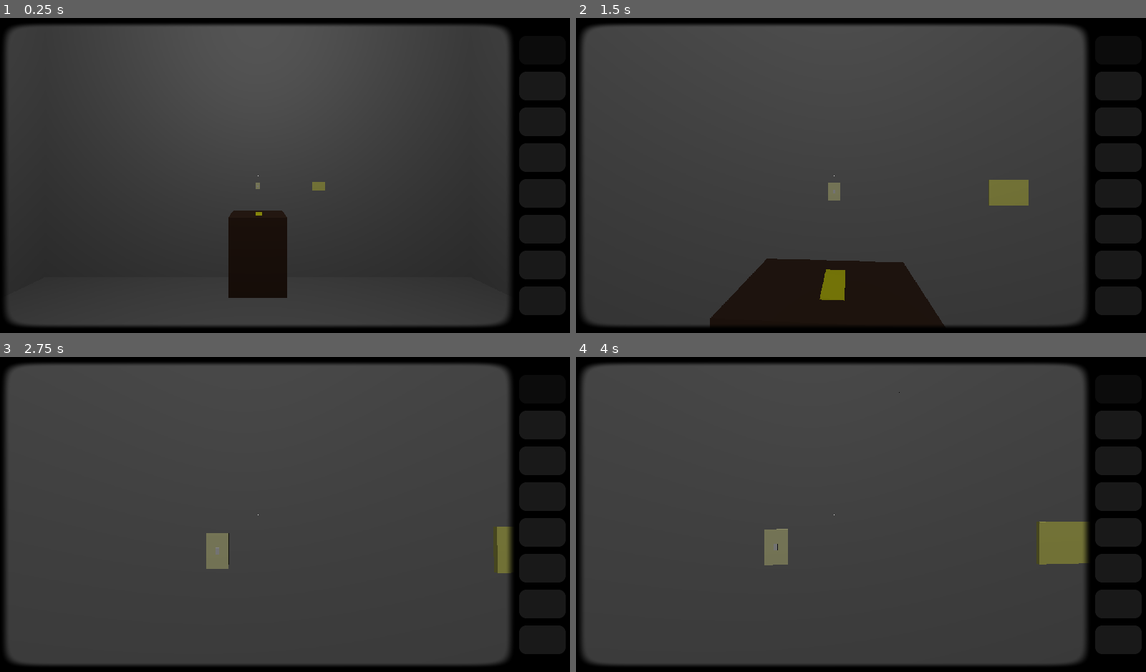
Above: before the commit, frames 1-4 (two rows, left to right).
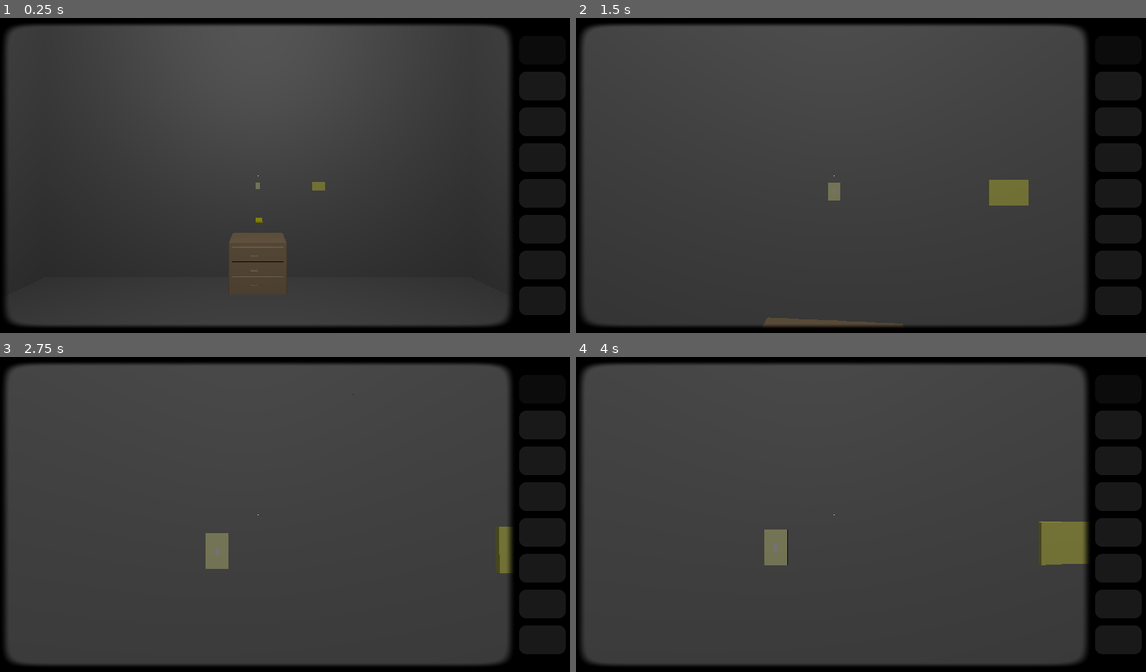
Above: after the commit, the same moments.

Repository: kaikzyx/ermo
Game: Godot game, scene res://source/core/main_ui.tscn
Two runs of this game, one before a commit and one after it. Both use one fixed random seed, a clock stepped at 60 frames per second and the inputs below.
Inputs (mouse positions are in pixels of both pictures, inside the frame that each line leads up to):
- Up to frame 1 (0.25 s): no input
- Up to frame 2 (1.5 s): tap Enter at 0.5 s; move the mouse to (895, 175) at 0.52 s; hold W (forward) from 0.53 s (still down); click (895, 175) at 0.6 s; move the mouse to (832, 175) at 1.27 s; click (832, 175) at 1.35 s
- Up to frame 3 (2.75 s): keep holding W (forward); tap Space at 2 s; move the mouse to (302, 508) at 2.02 s; right-click (302, 508) at 2.1 s; click (302, 508) at 2.3 s
- Up to frame 4 (4 s): keep holding W (forward); tap Enter at 2.75 s; move the mouse to (855, 520) at 2.77 s; click (855, 520) at 2.85 s; tap Space at 3.5 s; move the mouse to (906, 517) at 3.52 s; click (906, 517) at 3.6 s

The runs differ from the first frame. In frame 1, 2.8% of the frame differs, in the area x 40-51%, y 61-89%; in frame 2, 6.9%, in the area x 23-65%, y 76-98%; in frame 3, 0.1%; in frame 4, 0.1%.

Commit message:
Changed cabinet by a small cupboard with a .gltf model.

Diff:
--- a/source/map/map.tscn
+++ b/source/map/map.tscn
@@ -4,9 +4,9 @@
 [ext_resource type="PackedScene" uid="uid://cak0xen2x4vpj" path="res://source/objects/interactables/light_switch.tscn" id="2_4ohdw"]
 [ext_resource type="PackedScene" uid="uid://c4u5318gr0unv" path="res://source/objects/light_buld.tscn" id="3_eeqq3"]
 [ext_resource type="PackedScene" uid="uid://c7ln0150vyphq" path="res://source/objects/interactables/letter.tscn" id="4_p4yew"]
-[ext_resource type="PackedScene" uid="uid://rl7a11lbjxog" path="res://source/objects/interactables/cabinet.tscn" id="5_nwskd"]
 [ext_resource type="PackedScene" uid="uid://dae0k42pdr8i3" path="res://source/objects/item_object/item_object.tscn" id="6_hk1ym"]
 [ext_resource type="Resource" uid="uid://b4jrtjatk8baa" path="res://assets/items/key.tres" id="7_6eg0r"]
+[ext_resource type="PackedScene" uid="uid://dtp033asgkhrf" path="res://source/objects/interactables/cupboard_small.tscn" id="7_ohnin"]
 
 [node name="Map" type="Node3D"]
 
@@ -31,9 +31,9 @@
 [node name="Letter" parent="." instance=ExtResource("4_p4yew")]
 transform = Transform3D(1, 0, 0, 0, 1, 0, 0, 0, 1, 1, 1.5, -3.49)
 
-[node name="Cabinet" parent="." instance=ExtResource("5_nwskd")]
-transform = Transform3D(1, 0, 0, 0, 1, 0, 0, 0, 1, 0, 0.55, -3.2)
-
 [node name="Key" parent="." instance=ExtResource("6_hk1ym")]
 transform = Transform3D(-4.37114e-08, -1, 0, 1, -4.37114e-08, 0, 0, 0, 1, 0.0174439, 1.28778, -3.20373)
 item = ExtResource("7_6eg0r")
+
+[node name="CupboardSmall" parent="." instance=ExtResource("7_ohnin")]
+transform = Transform3D(-4.37114e-08, 0, -1, 0, 1, 0, 1, 0, -4.37114e-08, 0, 0, -3.2)
--- a/source/objects/interactables/cabinet.tscn
+++ /dev/null
@@ -1,38 +0,0 @@
-[gd_scene load_steps=10 format=3 uid="uid://rl7a11lbjxog"]
-
-[ext_resource type="PackedScene" uid="uid://durji13r85fax" path="res://source/interaction/interactable.tscn" id="1_3kktx"]
-[ext_resource type="Script" path="res://source/objects/interactables/cabinet.gd" id="1_uyj4q"]
-[ext_resource type="Script" path="res://source/interaction/interactions/interaction.gd" id="2_7rjd1"]
-[ext_resource type="Resource" uid="uid://b4jrtjatk8baa" path="res://assets/items/key.tres" id="3_elsgw"]
-[ext_resource type="Script" path="res://source/interaction/interactions/requestable.gd" id="4_433l1"]
-
-[sub_resource type="BoxShape3D" id="BoxShape3D_jefjq"]
-size = Vector3(0.8, 1.1, 0.5)
-
-[sub_resource type="StandardMaterial3D" id="StandardMaterial3D_61uqw"]
-albedo_color = Color(0.266667, 0.168627, 0.109804, 1)
-
-[sub_resource type="BoxMesh" id="BoxMesh_2yes2"]
-material = SubResource("StandardMaterial3D_61uqw")
-size = Vector3(0.8, 1.1, 0.5)
-
-[sub_resource type="Resource" id="Resource_766c5"]
-script = ExtResource("4_433l1")
-item = ExtResource("3_elsgw")
-message_has = &"I unlocked."
-message_not_has = &"It is locked."
-
-[node name="Cabinet" type="StaticBody3D"]
-script = ExtResource("1_uyj4q")
-
-[node name="Collision" type="CollisionShape3D" parent="."]
-shape = SubResource("BoxShape3D_jefjq")
-
-[node name="Mesh" type="MeshInstance3D" parent="."]
-mesh = SubResource("BoxMesh_2yes2")
-
-[node name="Interactable" parent="." instance=ExtResource("1_3kktx")]
-interactions = Array[ExtResource("2_7rjd1")]([SubResource("Resource_766c5")])
-
-[node name="Collision" type="CollisionShape3D" parent="Interactable"]
-shape = SubResource("BoxShape3D_jefjq")
--- a/source/objects/interactables/cabinet.gd
+++ b/source/objects/interactables/cupboard_small.gd
@@ -1,4 +1,4 @@
-class_name Cabinet extends StaticBody3D
+extends StaticBody3D
 
 var open: bool = false
 
--- /dev/null
+++ b/source/objects/interactables/cupboard_small.tscn
@@ -0,0 +1,37 @@
+[gd_scene load_steps=10 format=3 uid="uid://dtp033asgkhrf"]
+
+[ext_resource type="Script" path="res://source/objects/interactables/cupboard_small.gd" id="1_kk7wv"]
+[ext_resource type="PackedScene" uid="uid://durji13r85fax" path="res://source/interaction/interactable.tscn" id="2_x6te7"]
+[ext_resource type="Script" path="res://source/interaction/interactions/interaction.gd" id="3_1s2bh"]
+[ext_resource type="Resource" uid="uid://b4jrtjatk8baa" path="res://assets/items/key.tres" id="4_u1yjk"]
+[ext_resource type="PackedScene" uid="uid://g1fp46ffas5s" path="res://assets/models/cupboard_small.gltf" id="5_7407m"]
+[ext_resource type="Script" path="res://source/interaction/interactions/requestable.gd" id="5_g0tja"]
+
+[sub_resource type="BoxShape3D" id="BoxShape3D_bydd0"]
+size = Vector3(0.49942, 0.752365, 0.800312)
+
+[sub_resource type="Resource" id="Resource_7buqf"]
+script = ExtResource("5_g0tja")
+item = ExtResource("4_u1yjk")
+message_has = &"I unlocked."
+message_not_has = &"It is locked."
+
+[sub_resource type="BoxShape3D" id="BoxShape3D_0ncg5"]
+size = Vector3(0.49942, 0.752365, 0.800312)
+
+[node name="CupboardSmall" type="StaticBody3D"]
+collision_mask = 0
+script = ExtResource("1_kk7wv")
+
+[node name="Collision" type="CollisionShape3D" parent="."]
+transform = Transform3D(1, 0, 0, 0, 1, 0, 0, 0, 1, -0.000747278, 0.374657, 0.000520617)
+shape = SubResource("BoxShape3D_bydd0")
+
+[node name="Mesh" parent="." instance=ExtResource("5_7407m")]
+
+[node name="Interactable" parent="." instance=ExtResource("2_x6te7")]
+interactions = Array[ExtResource("3_1s2bh")]([SubResource("Resource_7buqf")])
+
+[node name="Collision" type="CollisionShape3D" parent="Interactable"]
+transform = Transform3D(1, 0, 0, 0, 1, 0, 0, 0, 1, -0.000747278, 0.374657, 0.000520617)
+shape = SubResource("BoxShape3D_0ncg5")
Binary file added: assets/models/cupboard_small.bin
Not shown, added: assets/models/cupboard_small.gltf
Not shown, added: assets/models/cupboard_small.gltf.import
Not shown: 2 places in assets/tile_set.tres that only renumber resources
